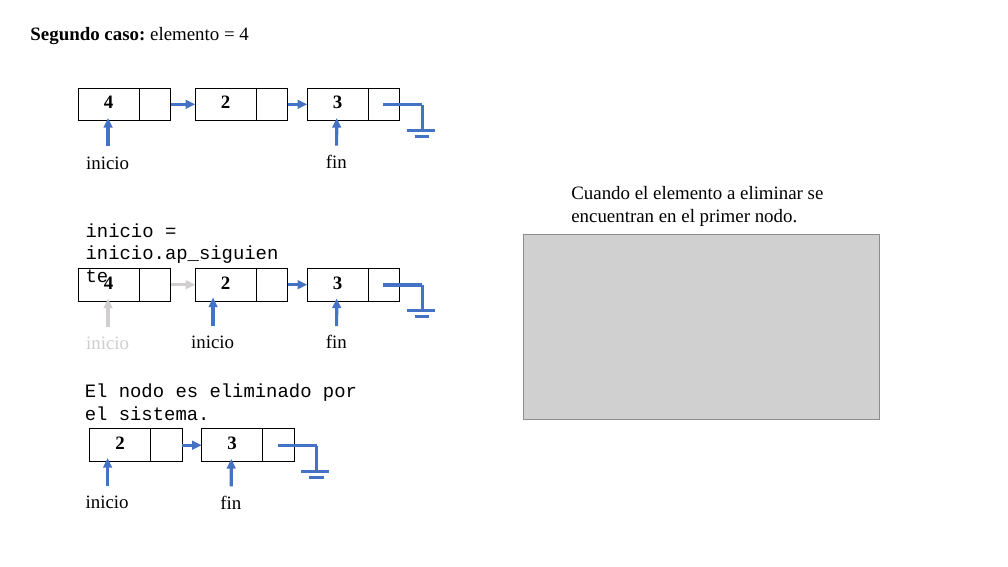
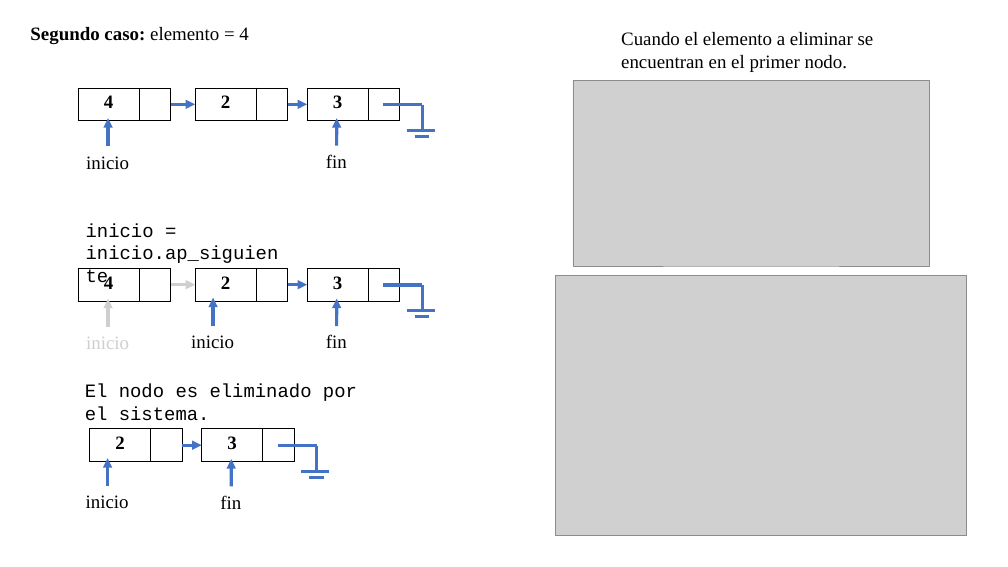
Before and after one commit to Vilberto02/Ejercicios-Logica_Programacion, a slide deck: slide 5 of Explicaciones-PPT/Metodos-Listas-Enlazadas/Lista_Enlazada_Simple.pptx. Drawn at 1008x567 pixels with LibreOffice and Linux fonts; fonts in the diff are those of the drawing; grey boxes stand for pictures. Boxes give left, top, right and bottom in pixels: in the first picture for what was removed or moved away, otherwise in the second. Text is boxed around its words. In the diff, an @@ line names an element or a change of style, - is before the commit and + after.

```diff
--- a/Explicaciones-PPT/Metodos-Listas-Enlazadas/Lista_Enlazada_Simple.pptx
+++ b/Explicaciones-PPT/Metodos-Listas-Enlazadas/Lista_Enlazada_Simple.pptx
@@ text "Cuando el elemento a eliminar ..." moved from (x1=571, y1=186, x2=824, y2=226) to (x1=621, y1=32, x2=874, y2=72) @@
@@ picture moved from (x1=523, y1=234, x2=879, y2=420) to (x1=573, y1=80, x2=929, y2=266) @@
@@ picture added at (x1=555, y1=275, x2=966, y2=535) @@
```
Also in this commit, not shown: 3 other slides changed, 1 other file.
